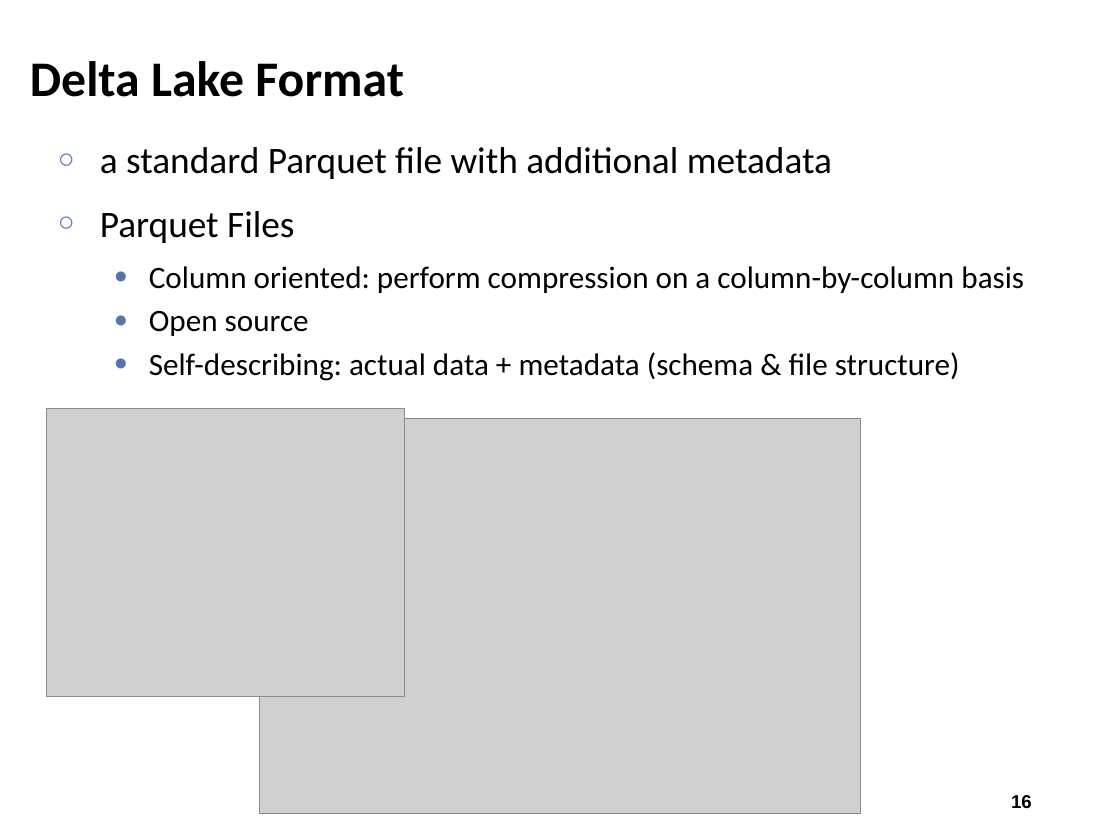
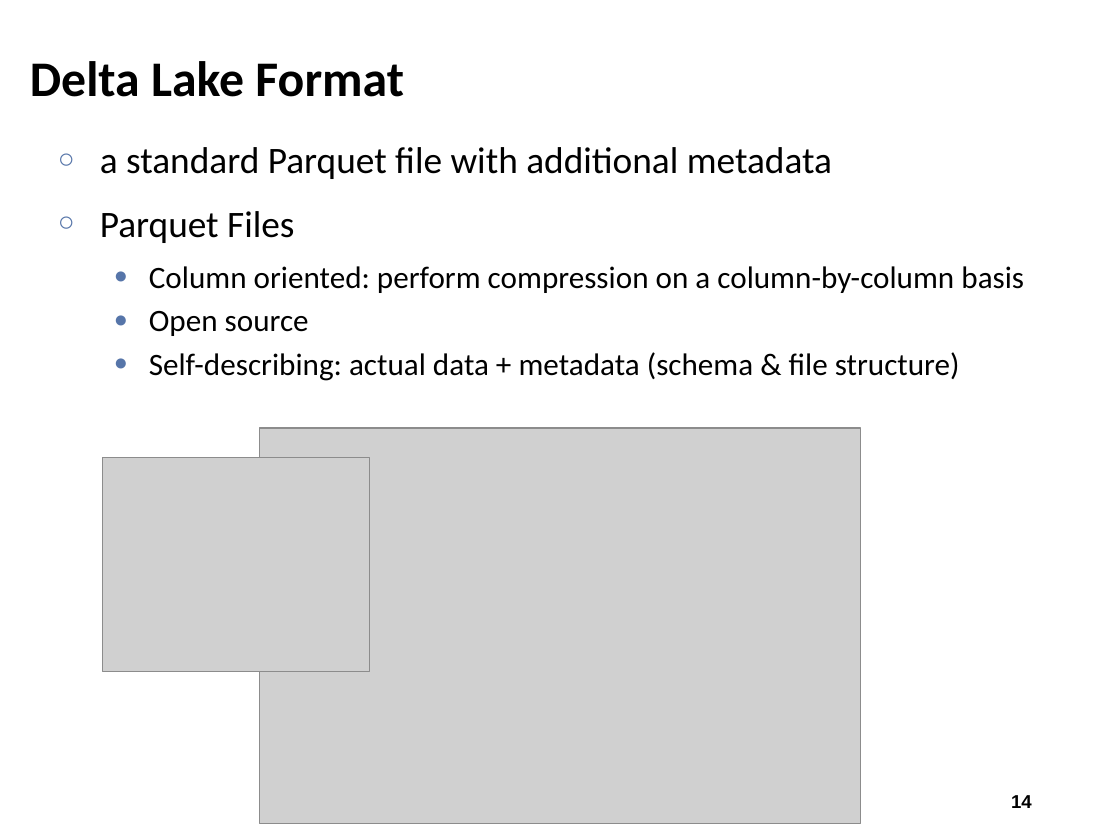
Before and after one commit to Noyii/NUS-Study-Material, a slide deck: slide 14 of Sem 2/Big Data for Data Science/Lectures/Lecture 11 - Delta Lake.pptx (slide 16 before the commit). Drawn at 1120x840 pixels with LibreOffice and Linux fonts; fonts in the diff are those of the drawing; grey boxes stand for pictures. Boxes give left, top, right and bottom in pixels: in the first picture for what was removed or moved away, otherwise in the second. Text is boxed around its words. In the diff, an @@ line names an element or a change of style, - is before the commit and + after.

```diff
--- a/Sem 2/Big Data for Data Science/Lectures/Lecture 11 - Delta Lake.pptx
+++ b/Sem 2/Big Data for Data Science/Lectures/Lecture 11 - Delta Lake.pptx
@@ picture: place and size @@
-picture at (260, 419, 861, 814)
+picture at (260, 428, 861, 823)
@@ picture: place and size @@
-picture at (47, 409, 405, 697)
+picture at (103, 457, 370, 672)
@@ page number at (1011, 795, 1032, 808): text changed @@
-16
+14
```
Also in this commit, not shown: 2 slides removed, 15 other files.
